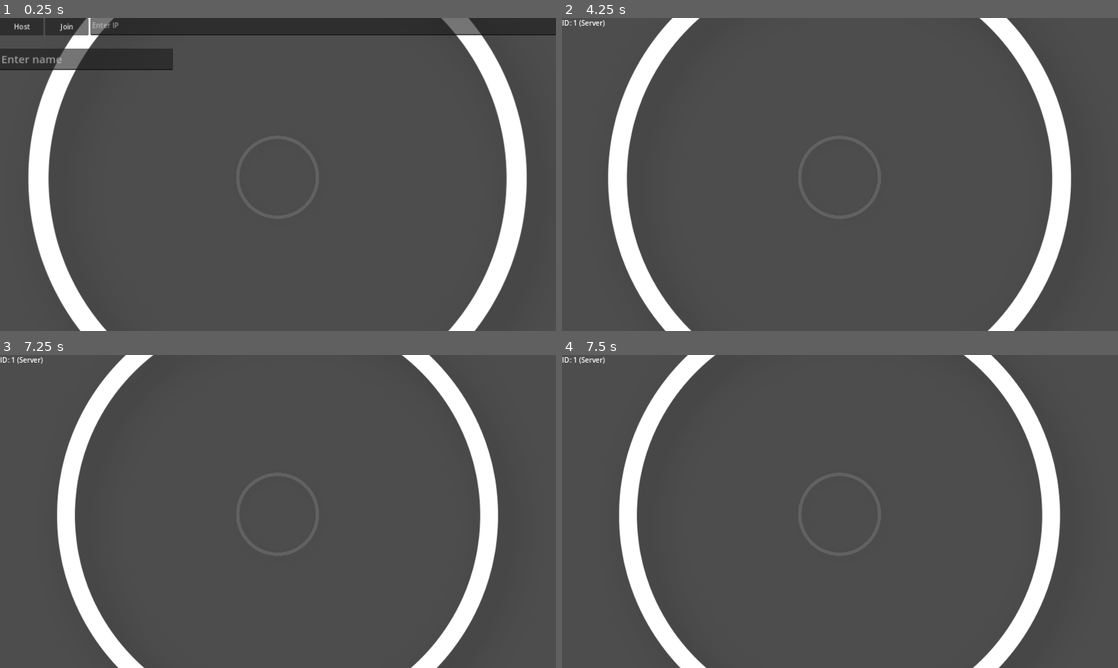
Above: before the commit, frames 1-4 (two rows, left to right).
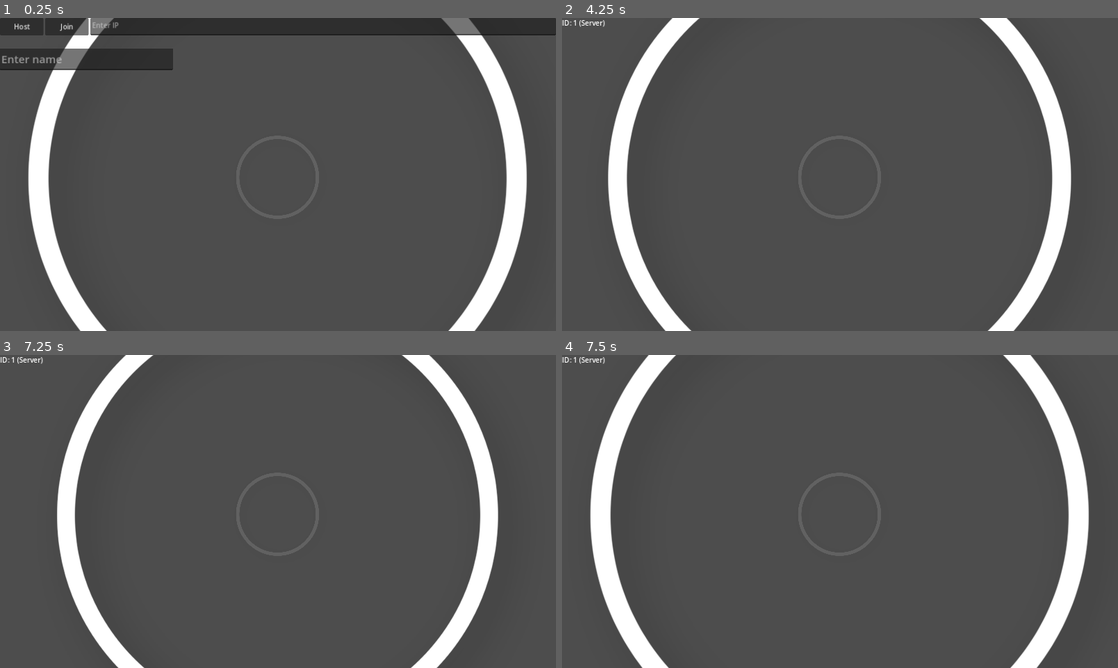
Above: after the commit, the same moments.

Repository: lokasc/rsPrototype
Game: Godot game, scene res://beat_sync/beat_main.tscn
Two runs of this game, one before a commit and one after it. Both use one fixed random seed, a clock stepped at 60 frames per second and the inputs below. This scene is started directly instead of the project's main scene.
Inputs (mouse positions are in pixels of both pictures, inside the frame that each line leads up to):
- Up to frame 1 (0.25 s): no input
- Up to frame 2 (4.25 s): click (884, 27) at 0.52 s; type "12" at 0.6 s; click (650, 58) at 0.75 s; type "Alex" at 0.83 s; click "Host" at 1.25 s; click "Start" at 2 s; tap Enter at 2.75 s; move the mouse to (962, 158) at 2.77 s; hold D (right) 2.78-3.53 s; click (962, 158) at 2.85 s; tap Space at 3.5 s; move the mouse to (728, 190) at 3.52 s; hold S (down) from 3.53 s (still down); click (728, 190) at 3.6 s
- Up to frame 3 (7.25 s): move the mouse to (333, 442) at 4.27 s; release S (down) at 4.28 s; hold D (right) 4.28-5.03 s; click (333, 442) at 4.35 s; tap Enter at 5, 6.5 s; move the mouse to (250, 574) at 5.02 s; hold W (up) 5.03-5.78 s; click (250, 574) at 5.1 s; tap Space at 5.75 s; move the mouse to (444, 558) at 5.77 s; hold A (left) from 5.78 s (still down); click (444, 558) at 5.85 s; move the mouse to (111, 464) at 6.52 s; click (111, 464) at 6.6 s
- Up to frame 4 (7.5 s): tap Space at 7.25 s; move the mouse to (867, 511) at 7.27 s; release A (left) at 7.28 s; hold S (down) from 7.28 s (still down); click (867, 511) at 7.35 s

Frames 1-3 are identical in both runs. In frame 4, 16% of the frame differs, in the area x 5-95%, y 0-100%.

Commit message:
band-aided state related bug

Diff:
--- a/beat_sync/multiplayer_controller.gd
+++ b/beat_sync/multiplayer_controller.gd
@@ -91,7 +91,6 @@
 
 # This function corresponds to the main gameplay
 func game_loop():
-	print(current_state)
 	match current_state:
 		GAME_STATE.STATE_IDLE:
 			await get_tree().create_timer(1).timeout
@@ -116,7 +115,6 @@
 			# TODO: make it extend beyond.
 			# FIXME: Scaling buggy at the beginning.
 			opaque_ring.scale = opaque_ring_scale + ((transparent_ring_scale - opaque_ring_scale)/(seconds_per_four_beats-0)) * (min(total_cd_time - timer.time_left,seconds_per_four_beats)-0)
-
 			# Check for Input & collect results.
 			if Input.is_action_just_pressed("attack"):
 				pressed_time = timer.time_left
@@ -129,22 +127,24 @@
 
 				# stop timer when hit
 				current_state = GAME_STATE.STATE_RESULTS
-
 		GAME_STATE.STATE_RESULTS:
 			# show results here, for x seconds then go next.
 			await get_tree().create_timer(result_screen_time).timeout
-
-
 			# check to leave.
-			if current_countdowns >= num_countdowns:
-				is_game_started = false
-				return
-			else:
+
+			# for some reason, it is possible to enter here
+			# without being in state_result
+			if current_state == GAME_STATE.STATE_RESULTS:
 				current_countdowns += 1
-				current_state = GAME_STATE.STATE_IDLE
-
+				if current_countdowns >= num_countdowns:
+					is_game_started = false
+					return
+			current_state = GAME_STATE.STATE_IDLE
+			return
 
 func _on_cd_timer_timeout():
+	if current_state != GAME_STATE.STATE_RUNNING:
+		return
 	accuracy = 99999
 	current_state = GAME_STATE.STATE_RESULTS
 
